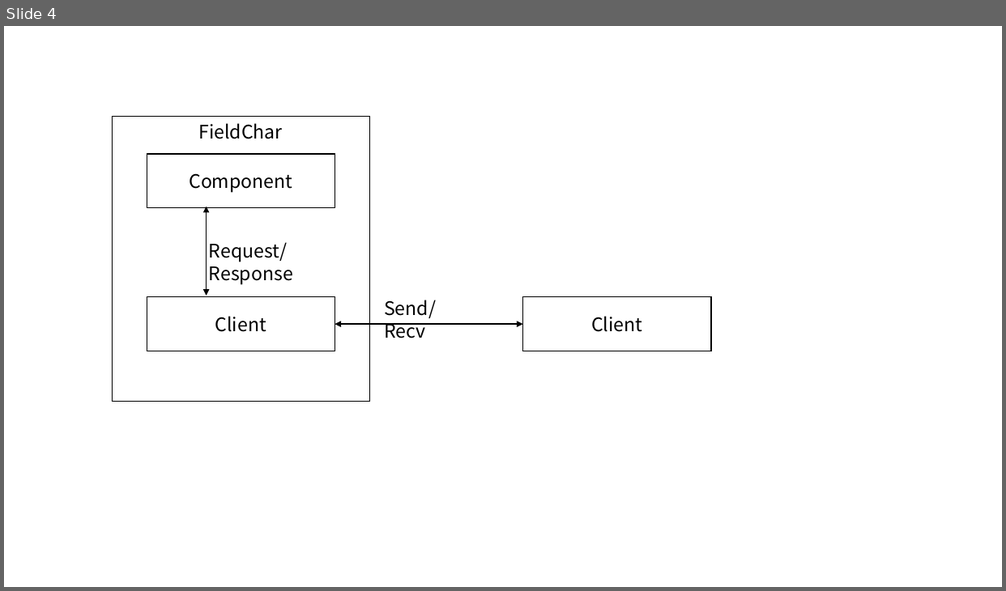
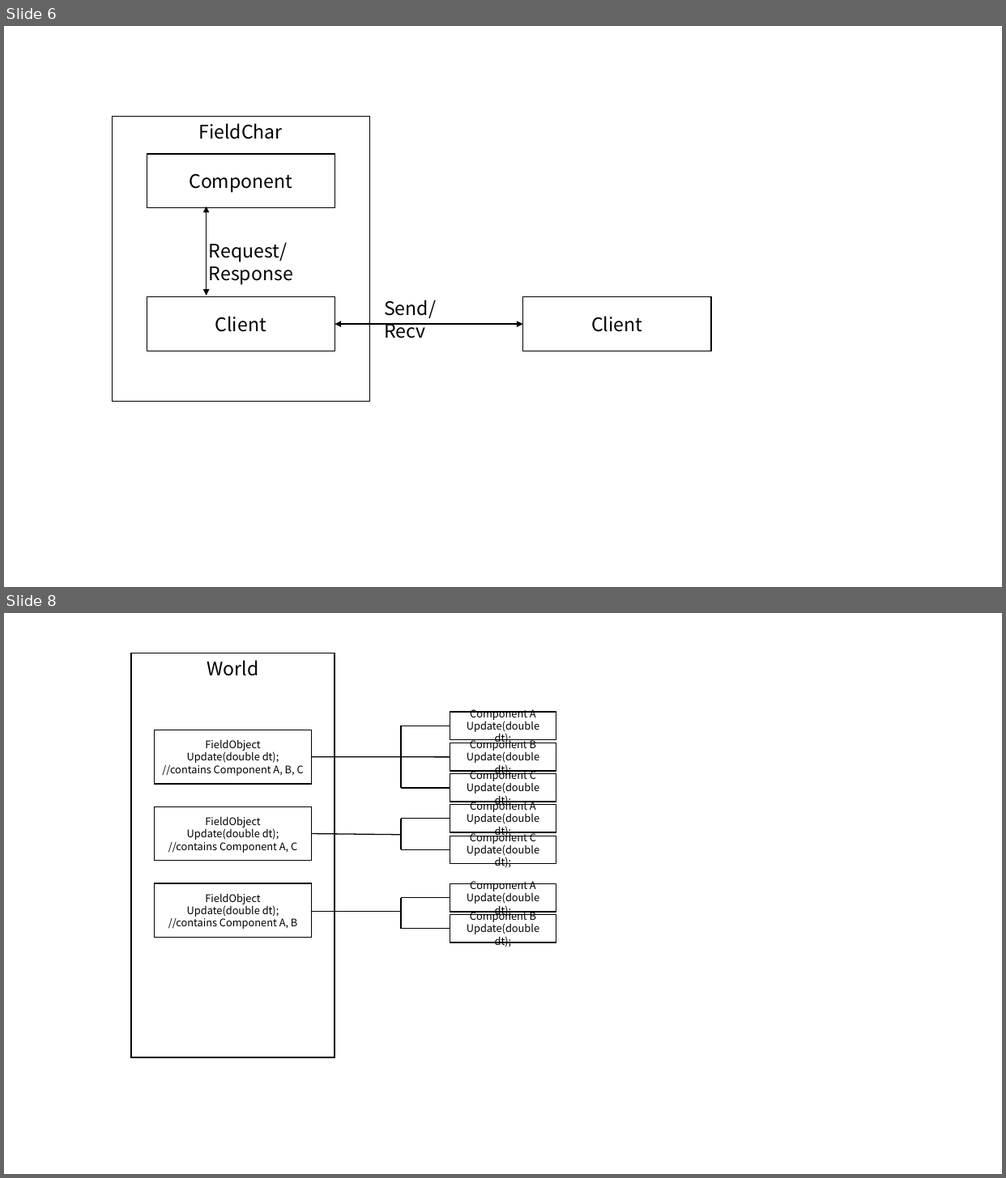
Before and after one commit to KeeJuneLim/Portfolio, a slide deck: 프레젠테이션1.pptx. Shown one above the other, each under a label of ours: slide 4 before the commit, slides 6 and 8 after it; the slides between them are not shown. The pictures are 1006x591 and 1006x1178 pixels, drawn with LibreOffice and Linux fonts; fonts in the diff are those of the drawing. Boxes give left, top, right and bottom in pixels: in the first picture for what was removed or moved away, otherwise in the second. Text is boxed around its words. In the diff, an @@ line names an element or a change of style, - is before the commit and + after.

```diff
--- a/프레젠테이션1.pptx
+++ b/프레젠테이션1.pptx
@@ slide 8 added at bbox=[4, 613, 1002, 1174], background #FFFFFF @@
@@ rectangle added at bbox=[131, 653, 334, 1059], fill #FFFFFF, outline #000000 1 pt, 18 pt, text #000000 @@
+World
@@ rectangle added at bbox=[154, 730, 312, 784], fill #FFFFFF, outline #000000 1 pt, 10 pt, text #000000 @@
+FieldObject
+Update(double dt);
+//contains Component A, B, C
@@ line added from (450, 726) to (401, 726), #000000 1 pt @@
@@ line added from (401, 788) to (401, 726), #000000 1 pt @@
@@ rectangle added at bbox=[450, 712, 556, 739], fill #FFFFFF, outline #000000 1 pt, 10 pt, text #000000 @@
+Component A
+Update(double dt);
@@ line added from (312, 756) to (450, 757), #000000 1 pt @@
@@ rectangle added at bbox=[450, 743, 556, 771], fill #FFFFFF, outline #000000 1 pt, 10 pt, text #000000 @@
+Component B
+Update(double dt);
@@ rectangle added at bbox=[450, 774, 556, 802], fill #FFFFFF, outline #000000 1 pt, 10 pt, text #000000 @@
+Component C
+Update(double dt);
@@ rectangle added at bbox=[154, 807, 312, 861], fill #FFFFFF, outline #000000 1 pt, 10 pt, text #000000 @@
+FieldObject
+Update(double dt);
+//contains Component A, C
@@ line added from (450, 788) to (401, 788), #000000 1 pt @@
@@ rectangle added at bbox=[450, 805, 556, 833], fill #FFFFFF, outline #000000 1 pt, 10 pt, text #000000 @@
+Component A
+Update(double dt);
@@ line added from (450, 819) to (401, 819), #000000 1 pt @@
@@ line added from (401, 850) to (401, 819), #000000 1 pt @@
@@ line added from (312, 834) to (401, 835), #000000 1 pt @@
@@ line added from (450, 850) to (401, 850), #000000 1 pt @@
@@ rectangle added at bbox=[450, 836, 556, 864], fill #FFFFFF, outline #000000 1 pt, 10 pt, text #000000 @@
+Component C
+Update(double dt);
@@ rectangle added at bbox=[154, 884, 312, 938], fill #FFFFFF, outline #000000 1 pt, 10 pt, text #000000 @@
+FieldObject
+Update(double dt);
+//contains Component A, B
@@ line added from (450, 898) to (401, 898), #000000 1 pt @@
@@ line added from (401, 929) to (401, 898), #000000 1 pt @@
@@ rectangle added at bbox=[450, 884, 556, 912], fill #FFFFFF, outline #000000 1 pt, 10 pt, text #000000 @@
+Component A
+Update(double dt);
@@ line added from (311, 912) to (401, 912), #000000 1 pt @@
@@ rectangle added at bbox=[450, 914, 556, 943], fill #FFFFFF, outline #000000 1 pt, 10 pt, text #000000 @@
+Component B
+Update(double dt);
@@ line added from (450, 929) to (401, 929), #000000 1 pt @@
@@ what was slide 4 is now slide 6 @@
```
Also in this commit, not shown: 7 other slides added, 1 slide removed, 42 other files.
